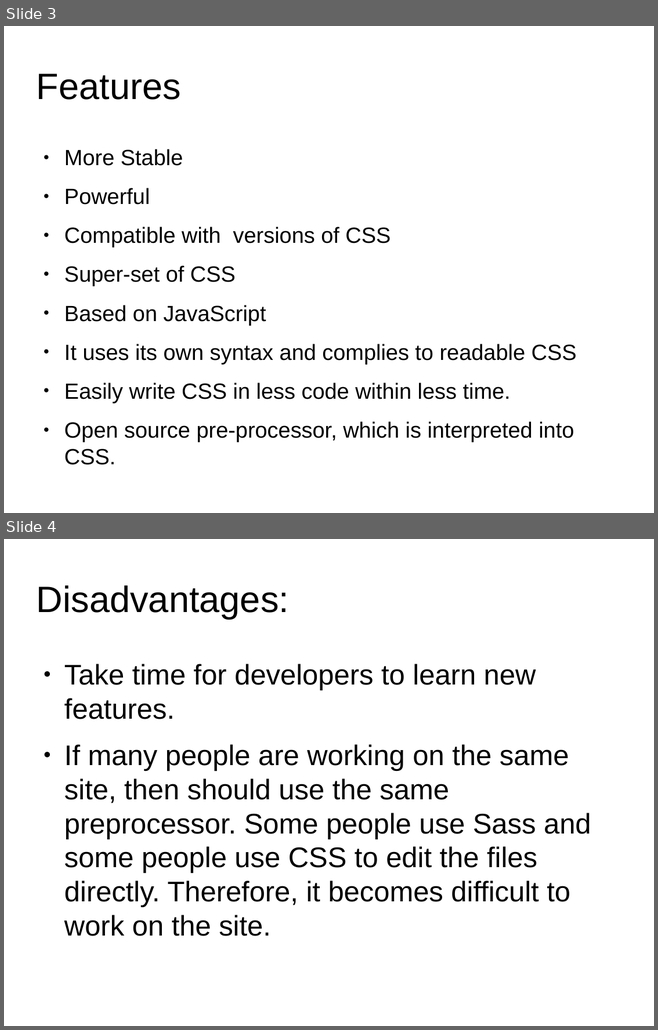
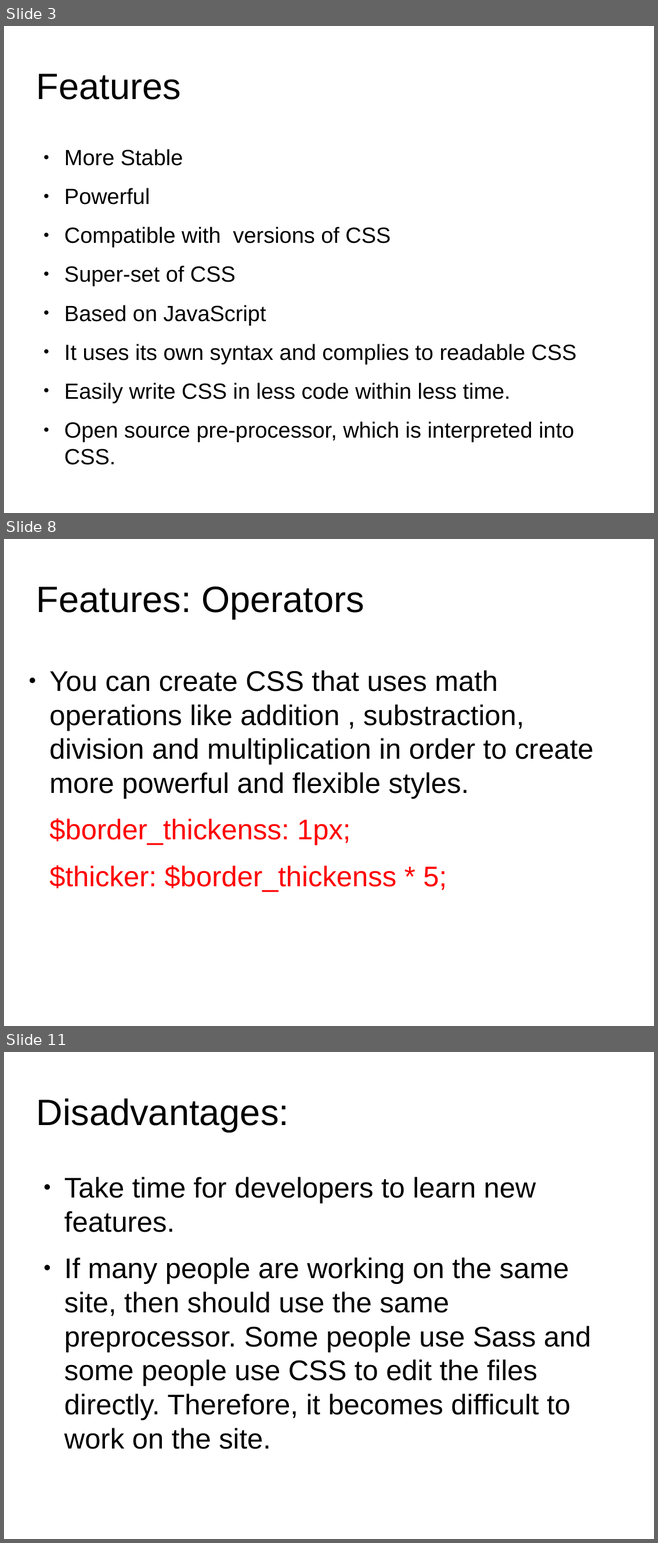
Before and after one commit to anumsh/SASS-Basics, a slide deck: SASS_basics.odp. Shown one above the other, each under a label of ours: slides 3 and 4 before the commit, slides 3, 8 and 11 after it; the slides between them are not shown. The pictures are 658x1030 and 658x1543 pixels, drawn with LibreOffice and Linux fonts; fonts in the diff are those of the drawing; background and template pictures are left out. Boxes give left, top, right and bottom in pixels: in the first picture for what was removed or moved away, otherwise in the second. Text is boxed around its words. In the diff, an @@ line names an element or a change of style, - is before the commit and + after.

Commit message:
feat: Adding new features of sass for easy understaning

```diff
--- a/SASS_basics.odp
+++ b/SASS_basics.odp
@@ slide 8 added at [4, 539, 654, 1026], background #FFFFFF @@
@@ title added at [36, 587, 364, 619], 44.8 pt, text #000000 @@
+Features: Operators
@@ text added at [49, 670, 593, 892], 34.7 pt, text #000000 @@
+● You can create CSS that uses math operations like addition , substraction, division and multiplication in order to create more powerful and flexible styles.
+$border_thickenss: 1px;
+$thicker: $border_thickenss * 5;
@@ what was slide 4 is now slide 11 @@
```
Also in this commit, not shown: 2 slides changed, 6 other slides added.
